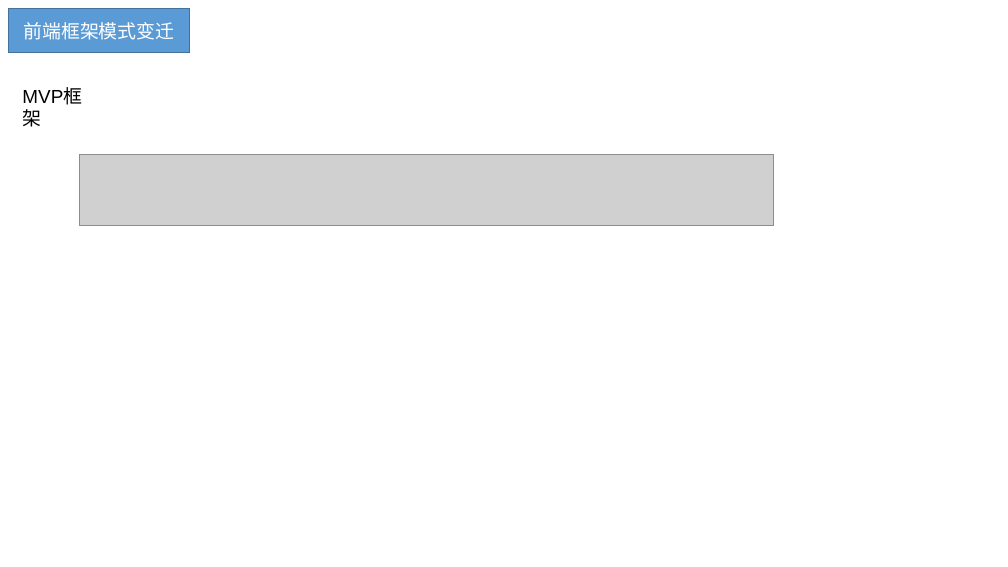
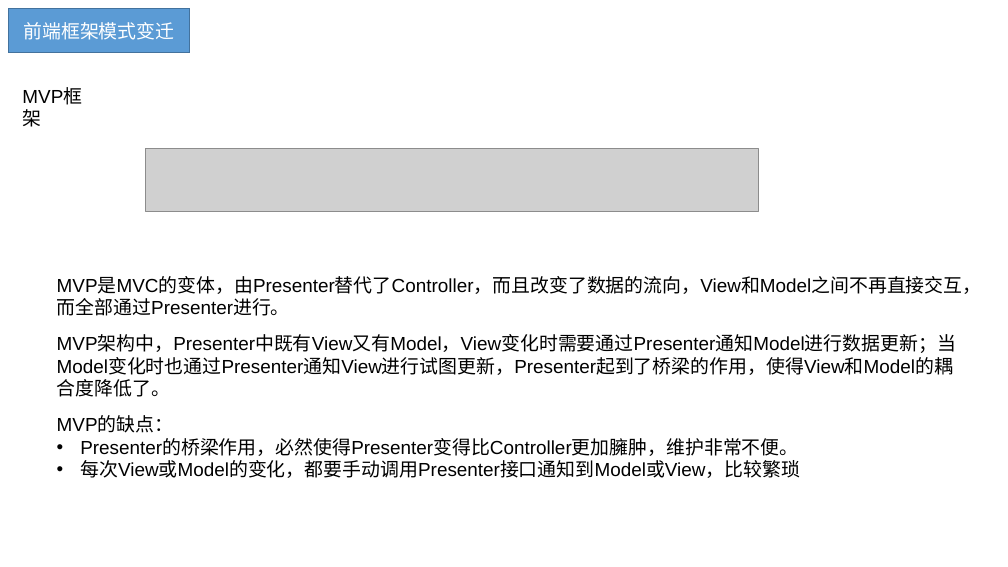
Before and after one commit to BinMarshall/studing, a slide deck: slide 6 of Vue/vue.pptx. Drawn at 1008x567 pixels with LibreOffice and Linux fonts; fonts in the diff are those of the drawing; grey boxes stand for pictures. Boxes give left, top, right and bottom in pixels: in the first picture for what was removed or moved away, otherwise in the second. Text is boxed around its words. In the diff, an @@ line names an element or a change of style, - is before the commit and + after.

```diff
--- a/Vue/vue.pptx
+++ b/Vue/vue.pptx
@@ picture: place and size @@
-picture at box(79, 155, 774, 226)
+picture at box(145, 149, 758, 212)
@@ text added at box(57, 277, 982, 316), 18 pt, text #000000 @@
+MVP是MVC的变体，由Presenter替代了Controller，而且改变了数据的流向，View和Model之间不再直接交互，而全部通过Presenter进行。
@@ text added at box(57, 335, 956, 397), 18 pt, text #000000 @@
+MVP架构中，Presenter中既有View又有Model，View变化时需要通过Presenter通知Model进行数据更新；当Model变化时也通过Presenter通知View进行试图更新，Presenter起到了桥梁的作用，使得View和Model的耦合度降低了。
@@ text added at box(57, 416, 800, 478), 18 pt, text #000000 @@
+MVP的缺点：
+• Presenter的桥梁作用，必然使得Presenter变得比Controller更加臃肿，维护非常不便。
+• 每次View或Model的变化，都要手动调用Presenter接口通知到Model或View，比较繁琐
```
Also in this commit, not shown: 7 other slides changed, 5 slides added, 2 slides removed, 1 other file.
